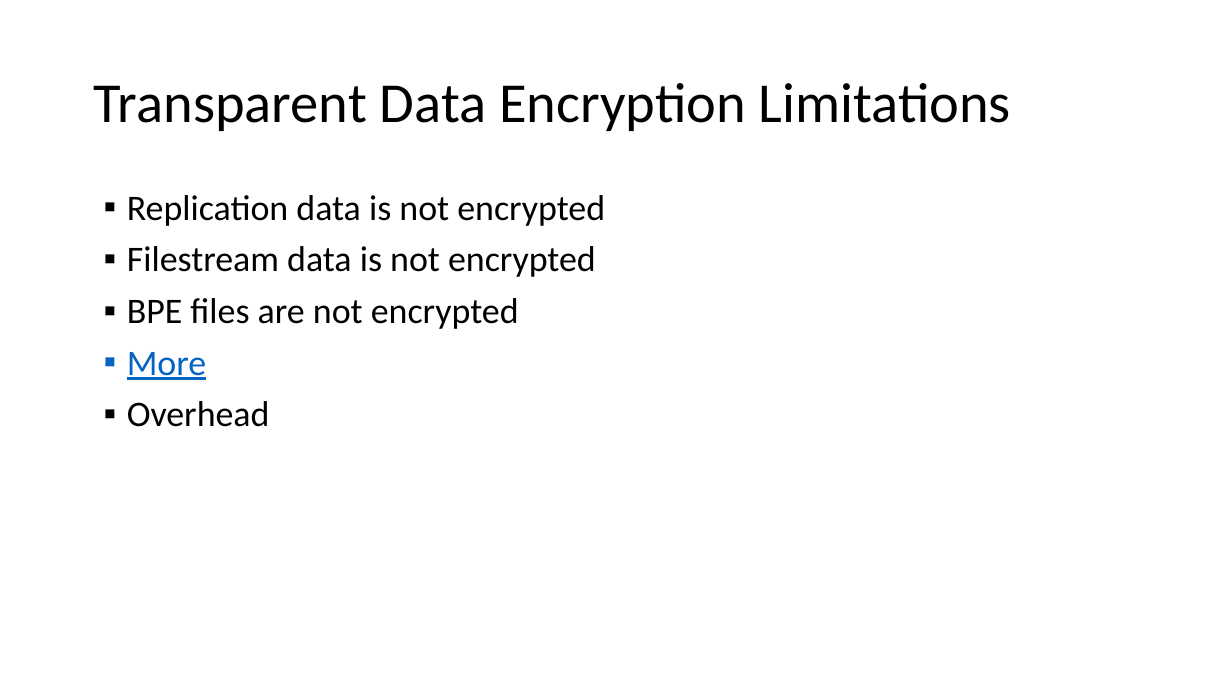
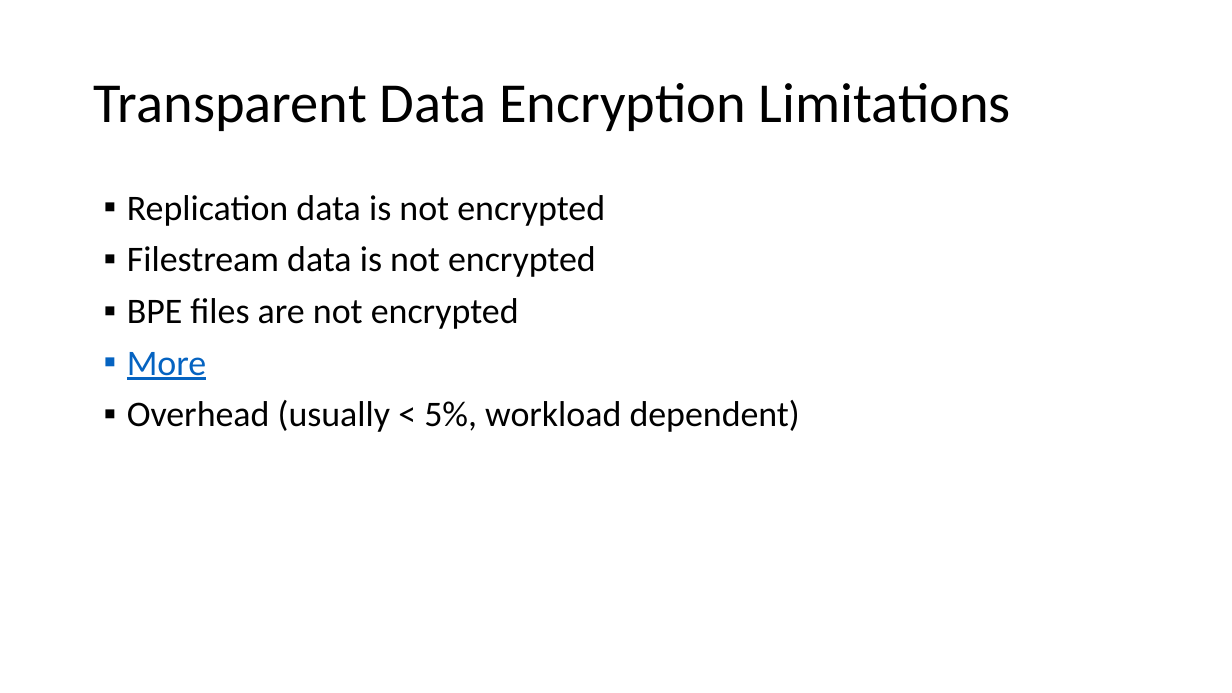
Before and after one commit to way0utwest/EndtoEndEncryptedSQL2016, a slide deck: slide 11 of Getting Started with Encryption in SQL 2016.pptx (slide 8 before the commit). Drawn at 1232x693 pixels with LibreOffice and Linux fonts; fonts in the diff are those of the drawing. Boxes give left, top, right and bottom in pixels: in the first picture for what was removed or moved away, otherwise in the second. Text is boxed around its words. In the diff, an @@ line names an element or a change of style, - is before the commit and + after.

```diff
--- a/Getting Started with Encryption in SQL 2016.pptx
+++ b/Getting Started with Encryption in SQL 2016.pptx
@@ text at bbox=[127, 400, 800, 432]: text changed @@
-▪ Overhead
+▪ Overhead (usually < 5%, workload dependent)
```
Also in this commit, not shown: 3 other slides changed, 4 slides added.
